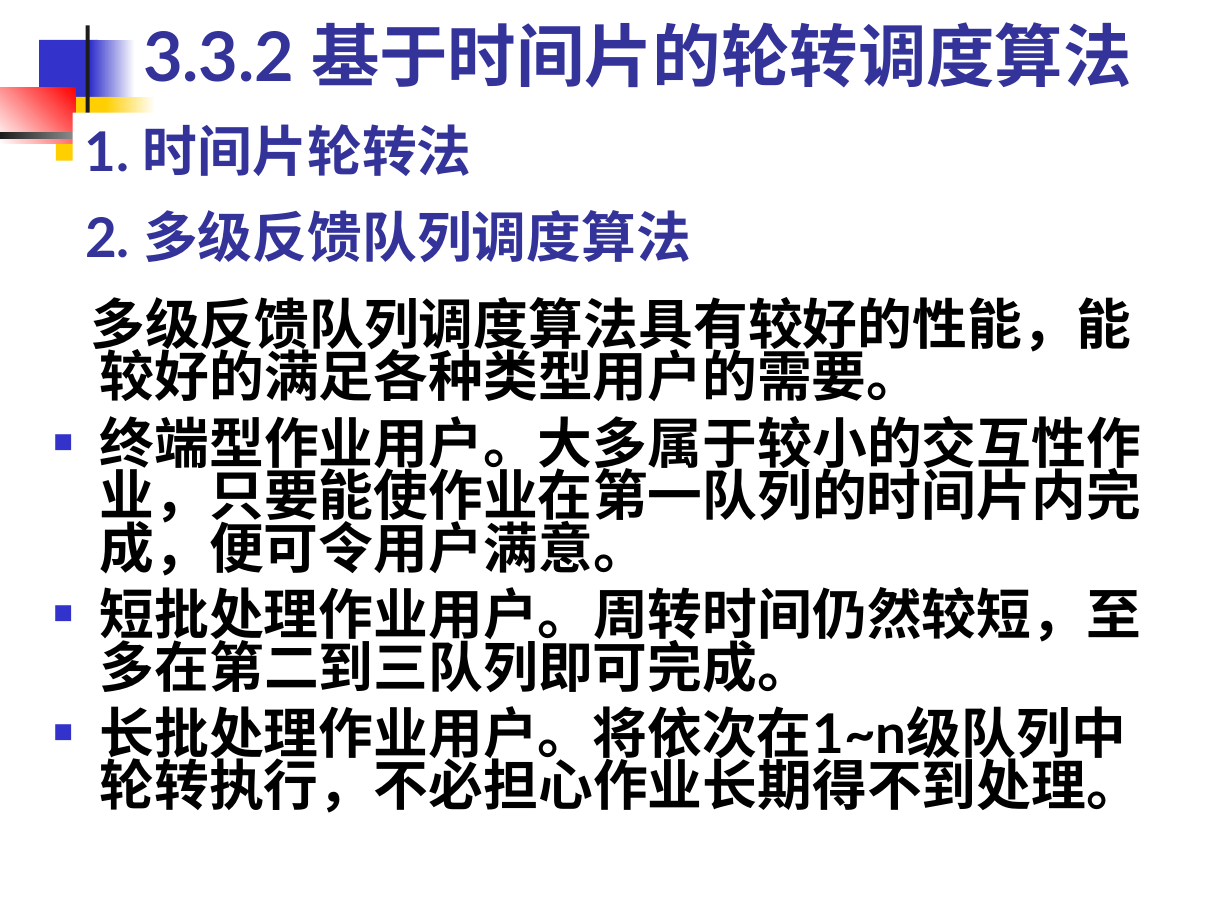
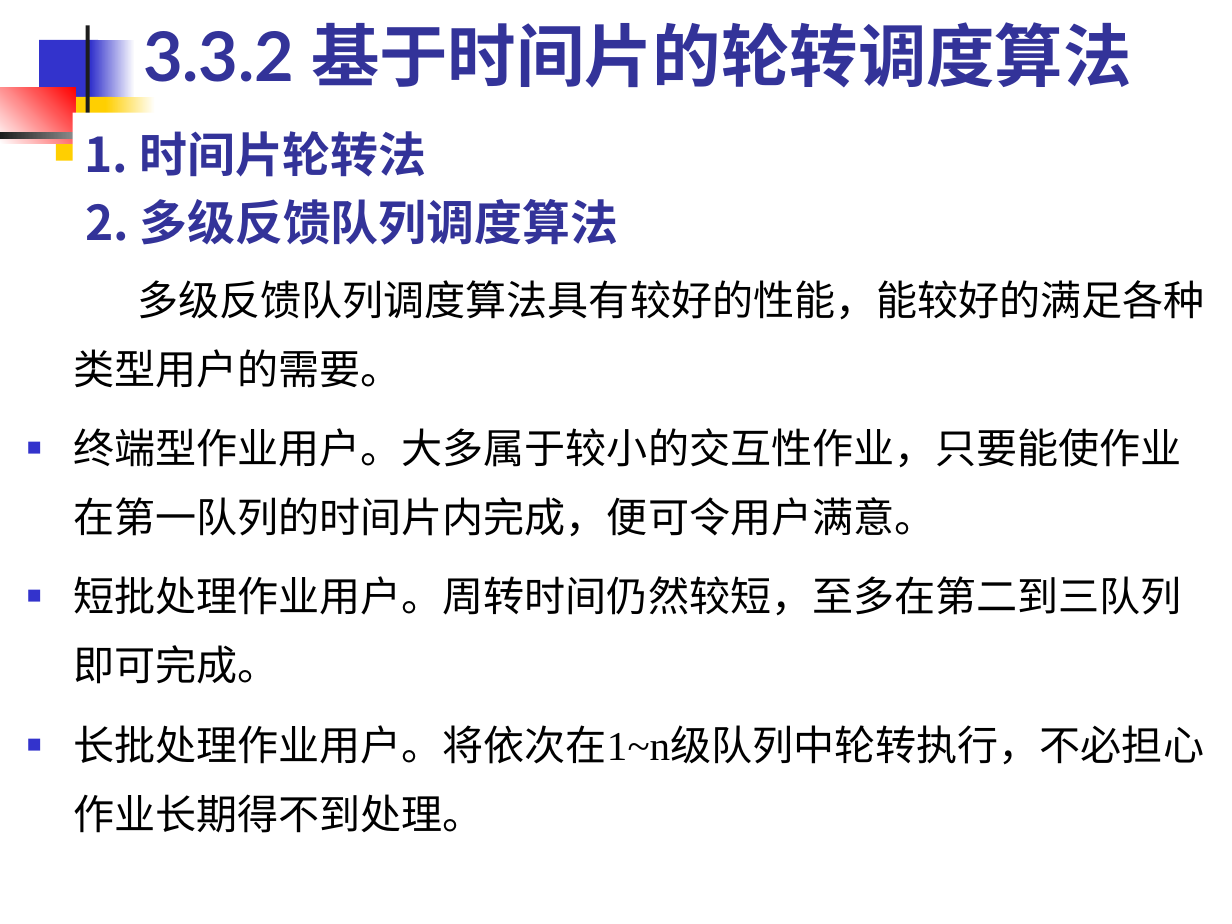
Before and after one commit to edu2act/course-OS, a slide deck: slide 41 of materials/slides/OS_Chap 3.ppt. Drawn at 1232x924 pixels with LibreOffice and Linux fonts; fonts in the diff are those of the drawing. Boxes give left, top, right and bottom in pixels: in the first picture for what was removed or moved away, otherwise in the second. Text is boxed around its words. In the diff, an @@ line names an element or a change of style, - is before the commit and + after.

```diff
--- a/materials/slides/OS_Chap 3.ppt
+++ b/materials/slides/OS_Chap 3.ppt
@@ text "1. 时间片轮转法" at <box>85,131,426,177</box>: size 32 to 28 pt, font Lato to Noto Sans CJK SC @@
@@ title "2. 多级反馈队列调度算法" at <box>85,199,618,245</box>: size 32 to 28 pt, font Lato to Noto Sans CJK SC @@
@@ title "2. 多级反馈队列调度算法": place and size @@
-title "2. 多级反馈队列调度算法" at <box>85,210,691,262</box>
+title "2. 多级反馈队列调度算法" at <box>85,199,618,245</box>
@@ text "多级反馈队列调度算法具有较好的性能，能较好的满足各种类型用户的需要。": place and size @@
-text "多级反馈队列调度算法具有较好的性能，能较好的满足各种类型用户的需要。" at <box>90,297,1142,813</box>
+text "多级反馈队列调度算法具有较好的性能，能较好的满足各种类型用户的需要。" at <box>73,280,1205,833</box>
@@ text "多级反馈队列调度算法具有较好的性能，能较好的满足各种类型用户的需要。" at <box>73,280,1205,833</box>: size 32 to 24 pt, font Lato to Times New Roman, bold off; line spacing 0.8 to 1.4; less space between paragraphs @@
```
Also in this commit, not shown: 113 other slides changed, 7 other files.
